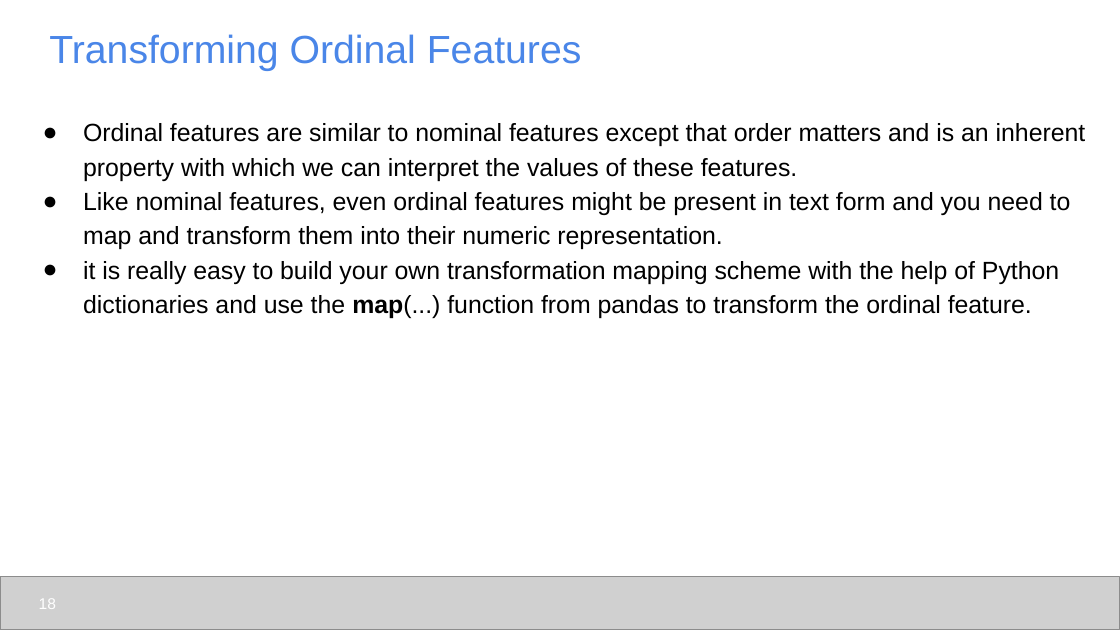
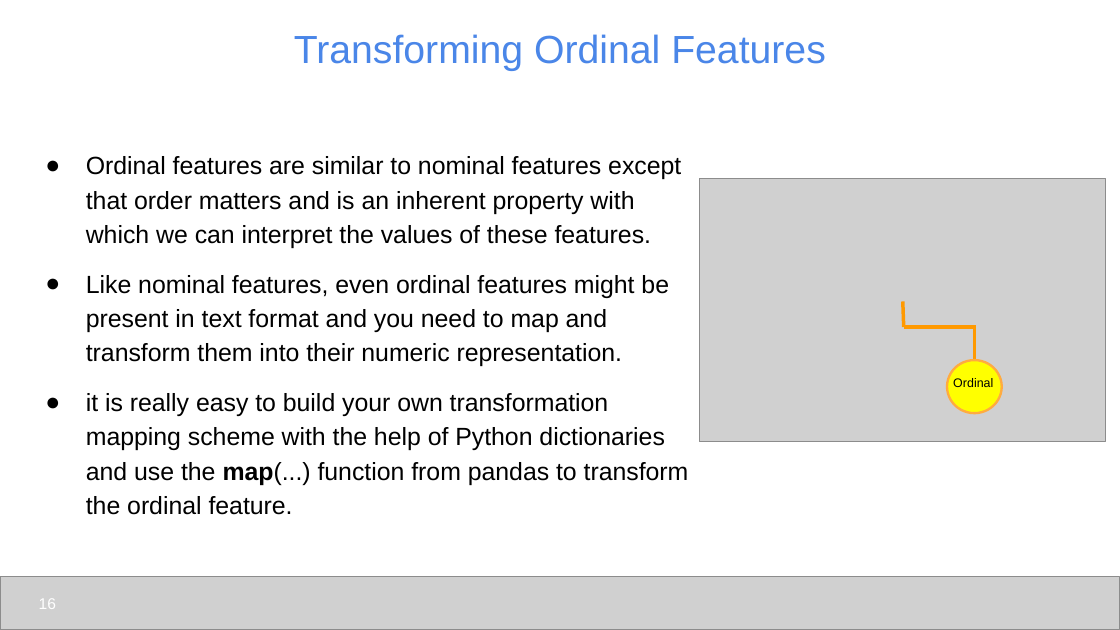
Before and after one commit to udel-cbcb/al_ml_workshop, a slide deck: slide 16 of Day_3/Lectures/Day_3_Lecture_Feature_Engineering_Scaling_Selection.pptx (slide 18 before the commit). Drawn at 1120x630 pixels with LibreOffice and Linux fonts; fonts in the diff are those of the drawing; grey boxes stand for pictures. Boxes give left, top, right and bottom in pixels: in the first picture for what was removed or moved away, otherwise in the second. Text is boxed around its words. In the diff, an @@ line names an element or a change of style, - is before the commit and + after.

```diff
--- a/Day_3/Lectures/Day_3_Lecture_Feature_Engineering_Scaling_Selection.pptx
+++ b/Day_3/Lectures/Day_3_Lecture_Feature_Engineering_Scaling_Selection.pptx
@@ title "Transforming Ordinal Features" at (x1=294, y1=34, x2=826, y2=71): alignment left to centre @@
@@ text "Ordinal features are similar to ..." moved from (x1=83, y1=123, x2=1086, y2=318) to (x1=86, y1=156, x2=689, y2=515) @@
@@ picture added at (x1=699, y1=178, x2=1105, y2=441) @@
@@ text at (x1=86, y1=275, x2=669, y2=366): text changed @@
-● Like nominal features, even ordinal features might be present in text form and you need to map and transform them into their numeric representation.
+● Like nominal features, even ordinal features might be present in text format and you need to map and transform them into their numeric representation.
@@ line added from (903, 301) to (904, 327), #FF9900 2.25 pt @@
@@ line added from (904, 327) to (974, 327), #FF9900 2.25 pt @@
@@ line added from (974, 325) to (974, 361), #FF9900 2.25 pt @@
@@ ellipse added at (x1=948, y1=361, x2=1002, y2=413), fill #FFFF00, outline #FFAB40 1.5 pt @@
@@ text added at (x1=953, y1=378, x2=993, y2=387), 8 pt, text #000000 @@
+Ordinal
@@ text at (x1=86, y1=393, x2=689, y2=515): more space between paragraphs @@
```
Also in this commit, not shown: 29 other slides changed, 1 slide added, 3 slides removed, 12 other files.
